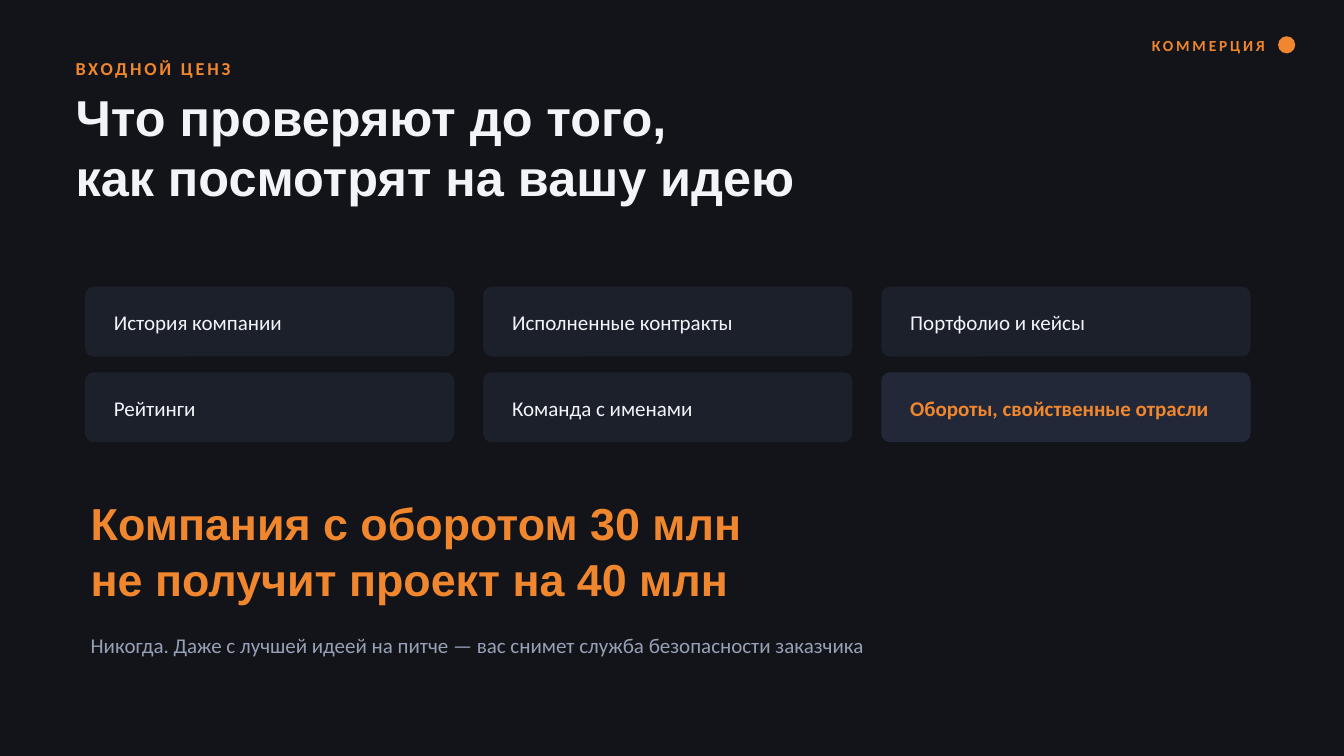
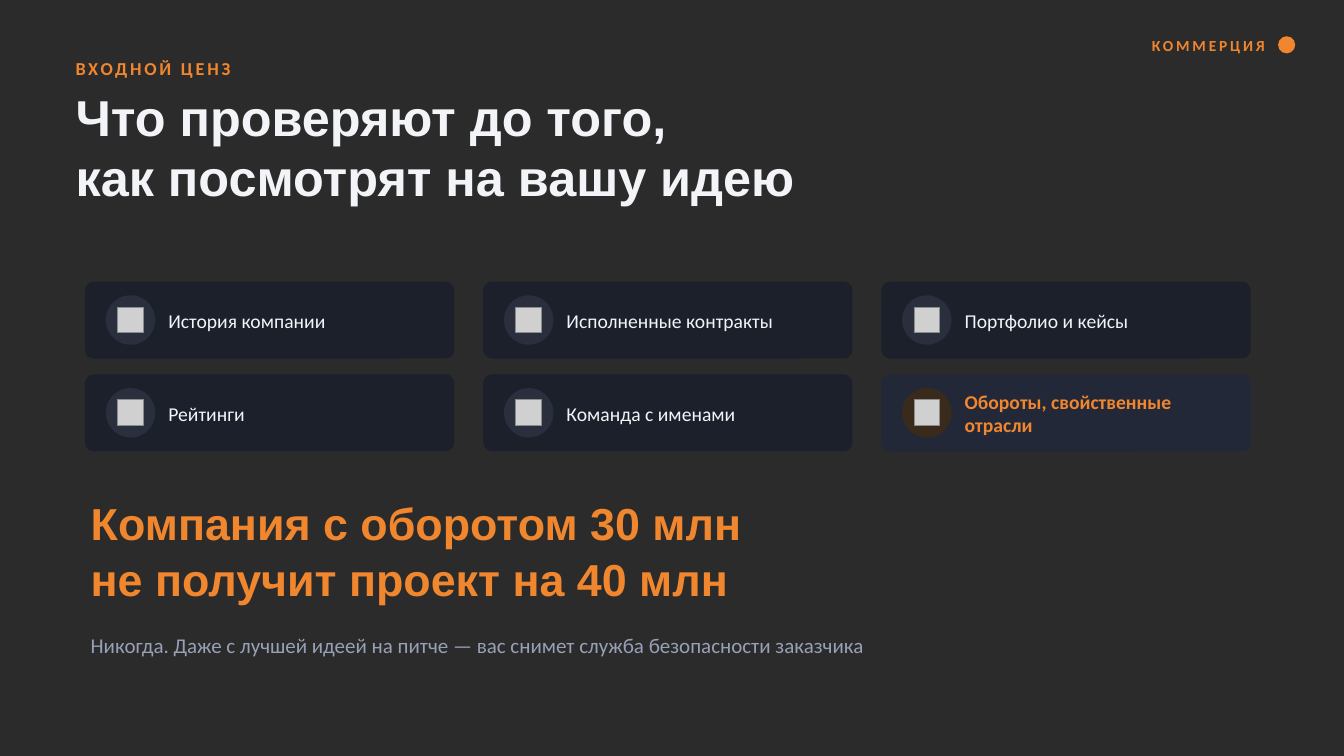
Before and after one commit to t4993408232-collab/analizator-bot, a slide deck: slide 19 of talks/2026-08-06-prodavay-kak-faunder/Как-выигрывать-тендеры.pptx. Drawn at 1344x756 pixels with LibreOffice and Linux fonts; fonts in the diff are those of the drawing; grey boxes stand for pictures; background and template pictures are left out; a plain dark background stands for a picture behind light text. Boxes give left, top, right and bottom in pixels: in the first picture for what was removed or moved away, otherwise in the second. Text is boxed around its words. In the diff, an @@ line names an element or a change of style, - is before the commit and + after.

```diff
--- a/talks/2026-08-06-prodavay-kak-faunder/Как-выигрывать-тендеры.pptx
+++ b/talks/2026-08-06-prodavay-kak-faunder/Как-выигрывать-тендеры.pptx
@@ background #12141A to picture (left out) @@
@@ rounded rectangle: place and size @@
-rounded rectangle at (86,287,454,356)
+rounded rectangle at (86,282,454,358)
@@ ellipse added at (106,295,155,345), fill #2A2F3D @@
@@ text "История компании": place and size @@
-text "История компании" at (114,316,282,334)
+text "История компании" at (168,315,326,331)
@@ rounded rectangle: place and size @@
-rounded rectangle at (484,287,852,356)
+rounded rectangle at (484,282,852,358)
@@ ellipse added at (504,295,554,345), fill #2A2F3D @@
@@ text "Исполненные контракты": place and size @@
-text "Исполненные контракты" at (512,316,733,334)
+text "Исполненные контракты" at (566,315,773,331)
@@ rounded rectangle: place and size @@
-rounded rectangle at (882,287,1250,356)
+rounded rectangle at (882,282,1250,358)
@@ ellipse added at (902,295,952,345), fill #2A2F3D @@
@@ text "Портфолио и кейсы": place and size @@
-text "Портфолио и кейсы" at (910,316,1085,334)
+text "Портфолио и кейсы" at (965,314,1129,332)
@@ picture added at (118,308,143,333) @@
@@ picture added at (516,308,541,333) @@
@@ picture added at (914,308,940,333) @@
@@ rounded rectangle: place and size @@
-rounded rectangle at (86,373,454,442)
+rounded rectangle at (86,375,454,451)
@@ ellipse added at (106,388,155,438), fill #2A2F3D @@
@@ text "Рейтинги": place and size @@
-text "Рейтинги" at (114,402,196,416)
+text "Рейтинги" at (168,408,244,421)
@@ rounded rectangle: place and size @@
-rounded rectangle at (484,373,852,442)
+rounded rectangle at (484,375,852,451)
@@ ellipse added at (504,388,554,438), fill #2A2F3D @@
@@ text "Команда с именами": place and size @@
-text "Команда с именами" at (512,402,693,420)
+text "Команда с именами" at (566,408,735,424)
@@ proportions changed in 6 elements at (86,282,454,358), (484,282,852,358), (882,282,1250,358), (86,375,454,451), (484,375,852,451), (882,375,1250,451) @@
@@ rounded rectangle: place and size @@
-rounded rectangle at (882,373,1250,442)
+rounded rectangle at (882,375,1250,451)
@@ ellipse added at (902,388,952,438), fill #3A2A1C @@
@@ size 15 to 14 pt in 6 elements at (168,315,326,331), (566,315,773,331), (965,314,1129,332), (168,408,244,421), (566,408,735,424), (965,395,1171,435) @@
@@ text "Обороты, свойственные отрасли": place and size @@
-text "Обороты, свойственные отрасли" at (910,401,1209,420)
+text "Обороты, свойственные отрасли" at (965,395,1171,435)
@@ picture added at (118,400,143,425) @@
@@ picture added at (516,400,541,425) @@
@@ picture added at (914,400,940,425) @@
```
Also in this commit, not shown: 39 other slides changed, 24 other files.
